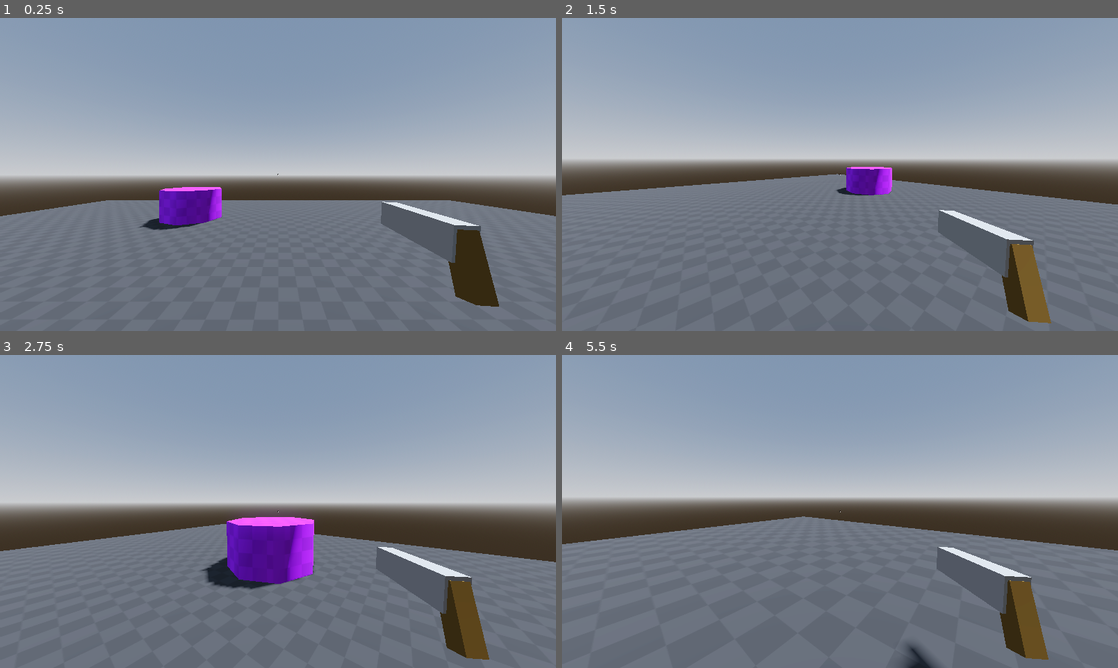
Above: before the commit, frames 1-4 (two rows, left to right).
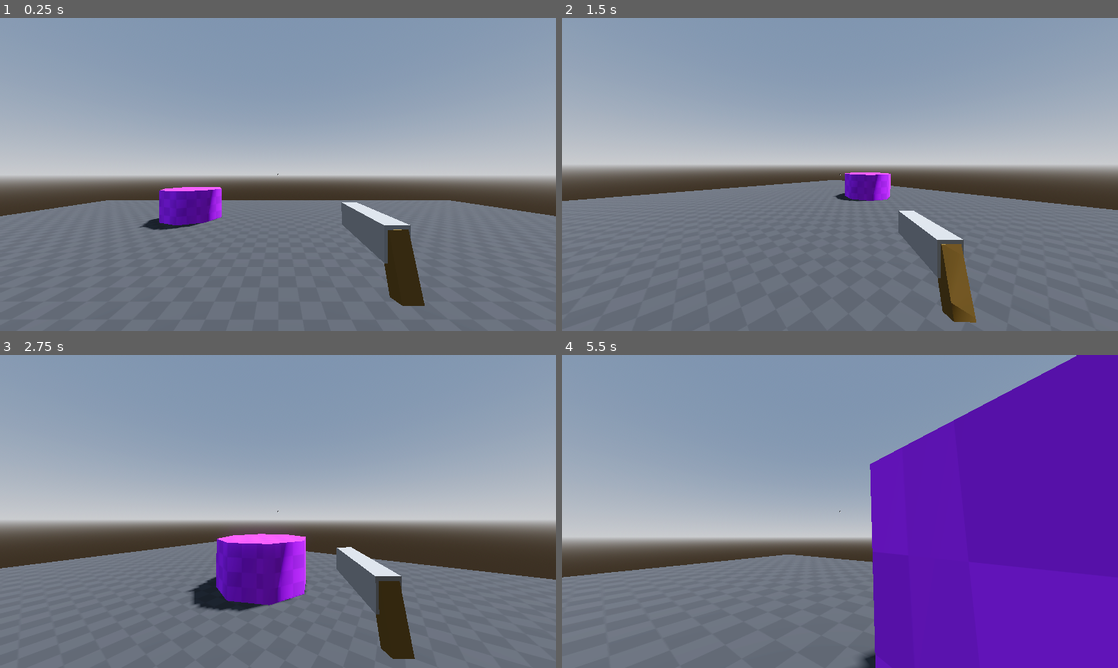
Above: after the commit, the same moments.

Repository: jsmiththree/AgoniumBingus
Game: Godot game, scene res://Scenes/game_manager.tscn
Two runs of this game, one before a commit and one after it. Both use one fixed random seed, a clock stepped at 60 frames per second and the inputs below.
Inputs (mouse positions are in pixels of both pictures, inside the frame that each line leads up to):
- Up to frame 1 (0.25 s): no input
- Up to frame 2 (1.5 s): tap Enter at 0.5 s; move the mouse to (962, 158) at 0.52 s; press the mouse at (962, 158) at 0.53 s; hold D (input_move_right) 0.53-1.28 s; tap Space (input_action_jump) at 0.77 s; move the mouse to (812, 174) at 1.27 s; release the mouse at (812, 174) at 1.28 s; hold W (input_move_forward) from 1.28 s (still down); tap Ctrl (input_action_crouch) at 1.35 s
- Up to frame 3 (2.75 s): keep holding W (input_move_forward); tap Space (input_action_jump) at 1.52 s; click (250, 511) at 1.55 s; move the mouse to (289, 505) at 2.02 s; press the mouse at (289, 505) at 2.03 s; tap E (input_action_interact) at 2.1 s
- Up to frame 4 (5.5 s): keep holding W (input_move_forward); move the mouse to (834, 517) at 2.77 s; release the mouse at (834, 517) at 2.78 s; tap Shift (input_action_sprint) at 2.85 s; tap Space (input_action_jump) at 3.02, 3.77, 4.52 s; click (834, 517) at 3.05 s; move the mouse to (878, 514) at 3.52 s; press the mouse at (878, 514) at 3.53 s; move the mouse to (795, 508) at 4.27 s; release the mouse at (795, 508) at 4.28 s; click (795, 508) at 4.35 s; move the mouse to (845, 511) at 5.02 s; hold Ctrl (input_action_crouch) from 5.03 s (still down); click (845, 511) at 5.3 s

The runs differ from the first frame. In frame 1, 5.2% of the frame differs, in the area x 61-90%, y 58-93%; in frame 2, 11%; in frame 3, 22%; in frame 4, 55%, in the area x 0-100%, y 0-100%.

Commit message:
added weapon recoil to camera

Diff:
--- a/Scenes/Modules/weapon_module.gd
+++ b/Scenes/Modules/weapon_module.gd
@@ -14,6 +14,8 @@
 
 	GlobalFunc.camera_shake(GlobalVar.player.camera)
 
+	GlobalVar.player.camera_controller.trigger_camera_kickback()
+
 	var muzzle_flash : GPUParticles3D = muzzle_flash_particle.instantiate()
 	muzzle_flash_origin.add_child(muzzle_flash)
 	muzzle_flash.emitting = true
--- a/Scenes/Player/camera_controller.gd
+++ b/Scenes/Player/camera_controller.gd
@@ -18,6 +18,9 @@
 var _tilt_input : float
 var _player_rotation : Vector3
 var _camera_rotation : Vector3
+var _is_camera_kickback : bool = false
+var _kickback_strength : float = 0.0
+var _target_kickback_strength : float = 0.0
 
 var player : PlayerController
 
@@ -44,11 +47,23 @@
 	_update_camera_movement(delta)
 
 func _update_camera_movement(delta: float) -> void:
-	_mouse_rotation.x += _tilt_input * delta
+	## set kickback for vertical recoil
+	if _is_camera_kickback: _kickback_strength = _target_kickback_strength
+
+	## set and clamp horizontal mouse movement
+	_mouse_rotation.x += (_tilt_input + _kickback_strength) * delta
 	_mouse_rotation.x  = clamp(_mouse_rotation.x, camera_tilt_lower_limit, camera_tilt_upper_limit)
-	_mouse_rotation.y += _rotation_input * delta
 
+	## adjust kickback for horizontal recoil
+	_kickback_strength = _kickback_strength * 0.3
+
+	## set vertical mouse movement
+	_mouse_rotation.y += (_rotation_input + _kickback_strength * GlobalFunc.random_negative()) * delta
+
+	## apply player mouse rotation
 	_player_rotation = Vector3(0.0, _mouse_rotation.y, 0.0)
+
+	## apply camera mouse rotation
 	_camera_rotation = Vector3(_mouse_rotation.x, 0.0, 0.0)
 
 	## apply vertical camera rotation
@@ -58,6 +73,9 @@
 	## apply horizontal camera rotation to player body
 	player.global_transform.basis = Basis.from_euler(_player_rotation)
 
+	## reset everything before next tick
+	_is_camera_kickback = false
+	_kickback_strength = 0.0
 	_rotation_input = 0.0
 	_tilt_input = 0.0
 
@@ -68,6 +86,12 @@
 	bob_rate = rate
 	max_bob_width = width
 	max_bob_height = height
+
+
+func trigger_camera_kickback() -> void:
+	_is_camera_kickback = true
+	_target_kickback_strength = 2.0
+
 
 func trigger_camera_jump_bounce(_drop_strength: float = 0.08) -> void:
 	var tween : Tween = create_tween()
--- a/Scenes/Player/player_controller.tscn
+++ b/Scenes/Player/player_controller.tscn
@@ -243,7 +243,7 @@
 unique_name_in_owner = true
 
 [node name="WeaponModule" parent="CameraController/BouncePivot/RotationPivot/CameraBobPivot/Camera3D/WeaponController/WeaponBobPivot" instance=ExtResource("5_wvxe2")]
-transform = Transform3D(1.99679, 0.0723528, -0.0871416, -0.0743912, 1.9981, -0.0456272, 0.085408, 0.0487954, 1.99758, 0.584698, -0.368239, -0.605813)
+transform = Transform3D(1.99845, -0.0380107, -0.0689761, 0.0367138, 1.9993, -0.038044, 0.0696751, 0.0367484, 1.99845, 0.378511, -0.368239, -0.605813)
 
 [node name="WeaponAimCast" type="RayCast3D" parent="CameraController/BouncePivot/RotationPivot/CameraBobPivot/Camera3D/WeaponController"]
 target_position = Vector3(0, 0, -100)
--- a/Scripts/Globals/global_functions.gd
+++ b/Scripts/Globals/global_functions.gd
@@ -1,7 +1,12 @@
 extends Node
 
-@export var period = 0.15
+@export var period = 0.1
 @export var magnitude = 0.05
+
+func random_negative() -> int:
+	var _coin_flip : int = randi_range(0, 1)
+	if _coin_flip == 0: return -1
+	return 1
 
 func camera_shake(camera: Camera3D):
 	var initial_transform = camera.transform
